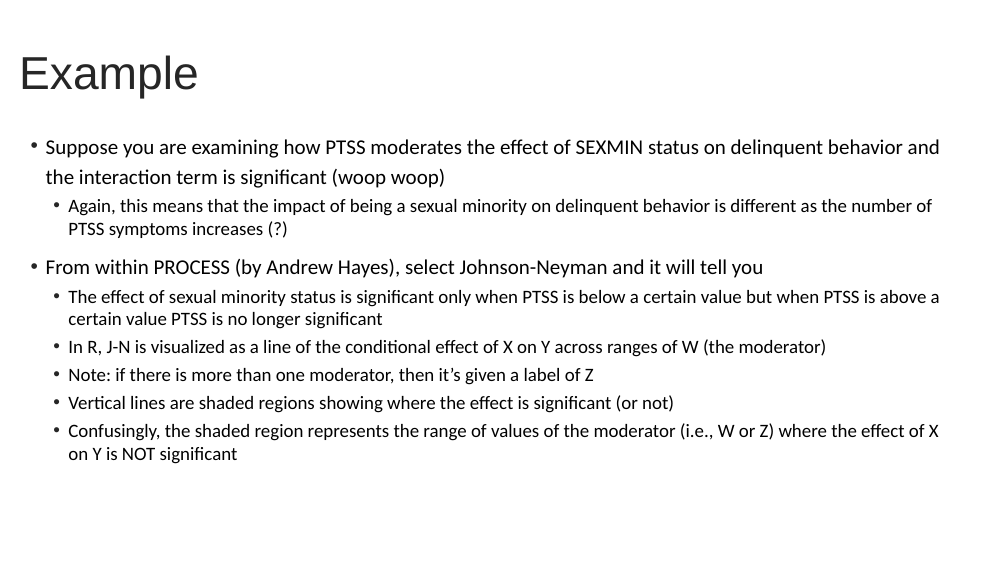
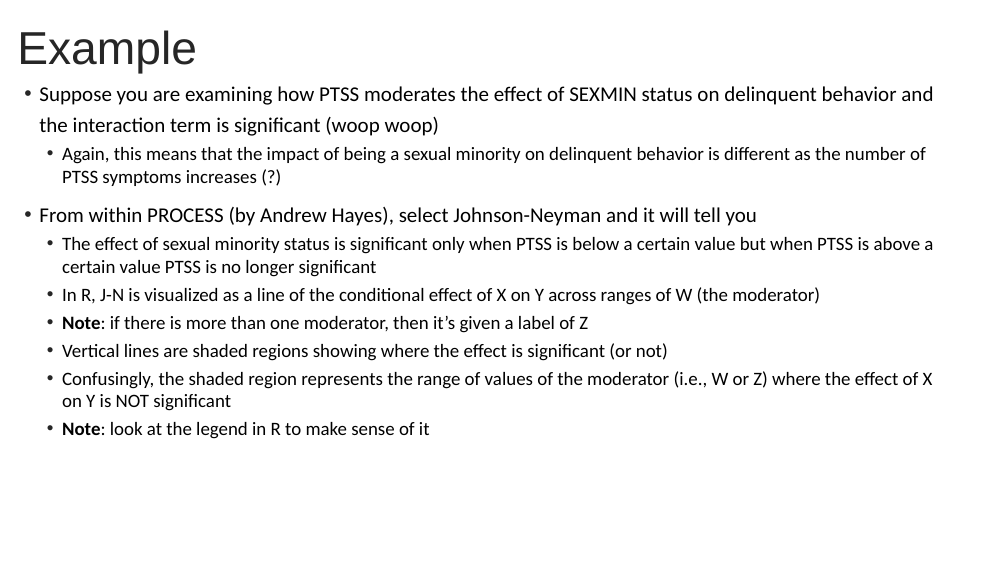
Before and after one commit to bigdataforsocialjustice/stats-for-social-justice, a slide deck: slide 45 of slides/moderation/Mediation and Moderation (Part 3).pptx (slide 43 before the commit). Drawn at 1008x567 pixels with LibreOffice and Linux fonts; fonts in the diff are those of the drawing. Boxes give left, top, right and bottom in pixels: in the first picture for what was removed or moved away, otherwise in the second. Text is boxed around its words. In the diff, an @@ line names an element or a change of style, - is before the commit and + after.

```diff
--- a/slides/moderation/Mediation and Moderation (Part 3).pptx
+++ b/slides/moderation/Mediation and Moderation (Part 3).pptx
@@ title "Example": place and size @@
-title "Example" at [19,55,199,99]
+title "Example" at [17,30,197,73]
@@ text "Suppose you are examining how ...": place and size @@
-text "Suppose you are examining how ..." at [46,139,940,464]
+text "Suppose you are examining how ..." at [39,86,933,439]
@@ text at [62,316,588,333]: bold on in "Note:" @@
@@ text at [62,422,430,439]: paragraph added @@
+  • Note: look at the legend in R to make sense of it
```
Also in this commit, not shown: 17 other slides changed, 2 slides added.
